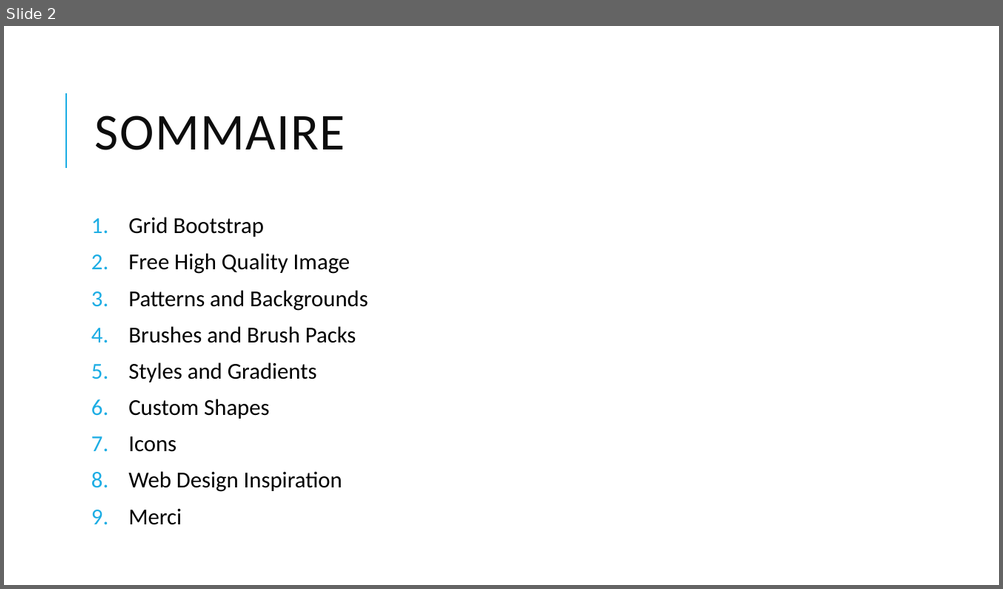
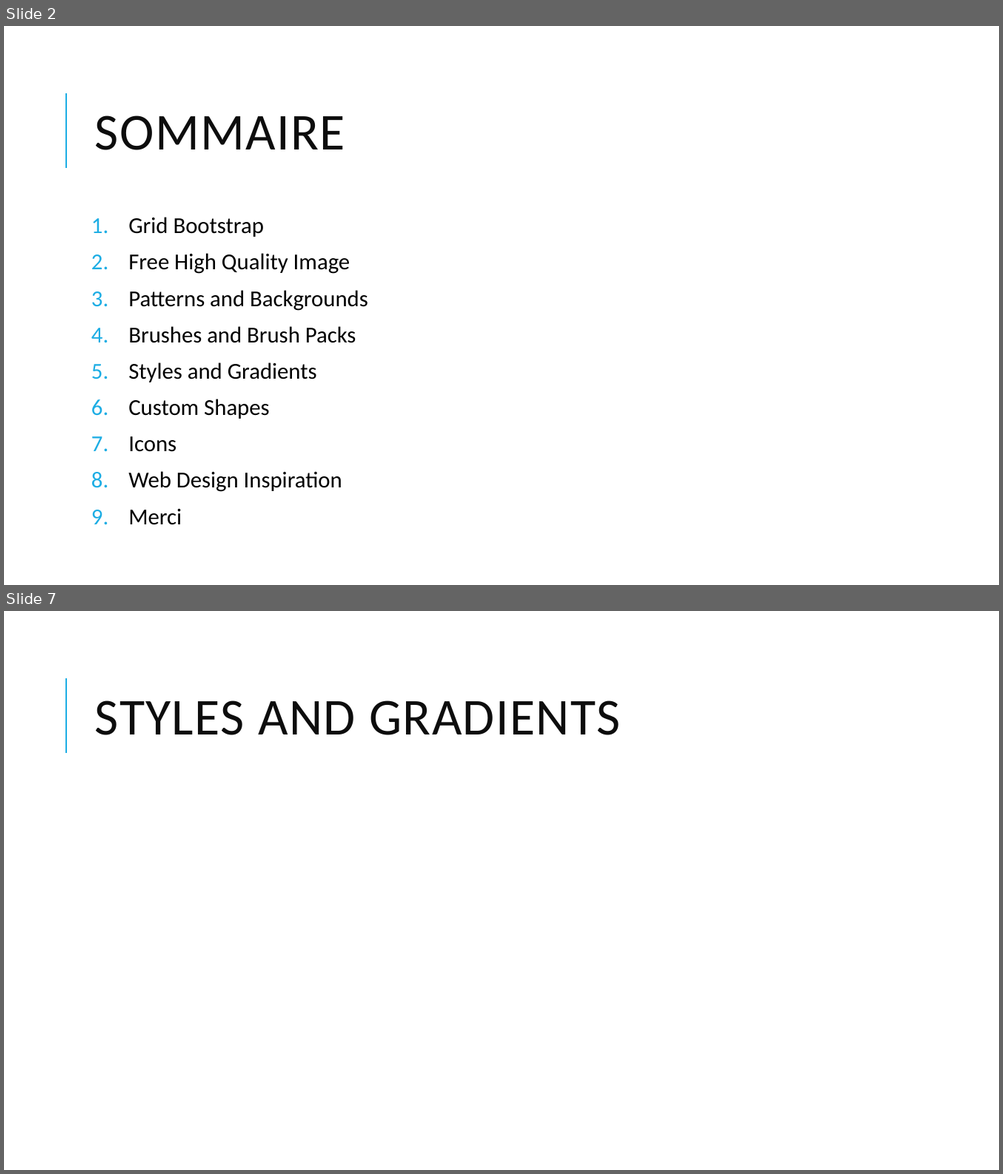
Before and after one commit to lasridouae/Photoshop-Web-Design, a slide deck: 4. Avoir une base d’images HQR (High Quality Resources)/Avoir une base d’images HQR (High Quality Resources).pptx. Shown one above the other, each under a label of ours: slide 2 before the commit, slides 2 and 7 after it; the slides between them are not shown. The pictures are 1003x589 and 1003x1174 pixels, drawn with LibreOffice and Linux fonts; fonts in the diff are those of the drawing. Boxes give left, top, right and bottom in pixels: in the first picture for what was removed or moved away, otherwise in the second. Text is boxed around its words. In the diff, an @@ line names an element or a change of style, - is before the commit and + after.

```diff
--- a/4. Avoir une base d’images HQR (High Quality Resources)/Avoir une base d’images HQR (High Quality Resources).pptx
+++ b/4. Avoir une base d’images HQR (High Quality Resources)/Avoir une base d’images HQR (High Quality Resources).pptx
@@ slide 7 added at <box>4,611,999,1170</box>, background #FFFFFF; not listed: 1 template element that a slide beside it also shows @@
@@ title added at <box>95,701,620,735</box>, 50 pt, text #0D0D0D @@
+STYLES AND GRADIENTS
```
Also in this commit, not shown: 1 slide changed, 7 other slides added, 1 slide removed, 4 other files.
